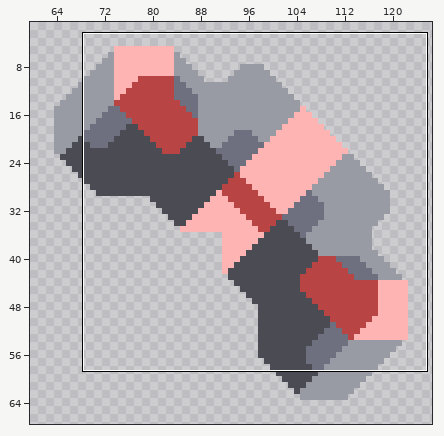
Sprite sheet -- sprites/units/brennistei-arm-top.png. Above: a wide view before the commit, with the close-up outlined.
Close-up. As it was:
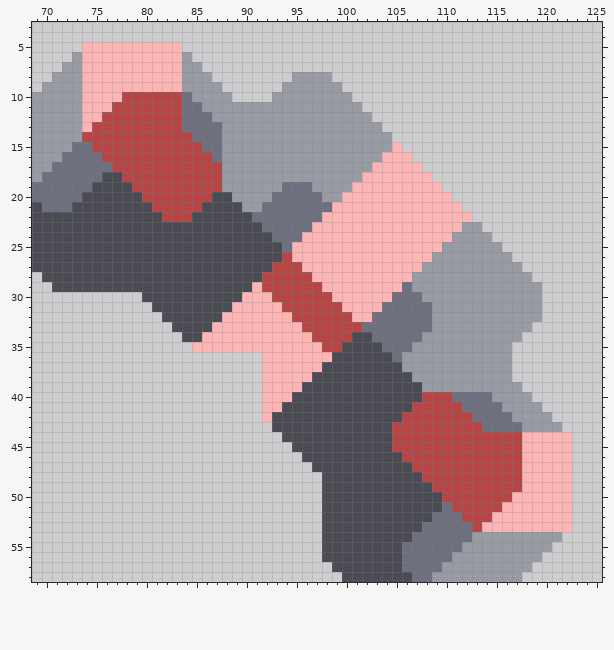
The file is 128x128 pixels. Shown: x 69..125, y 3..58. The wide view leaves out empty margins.
The result:
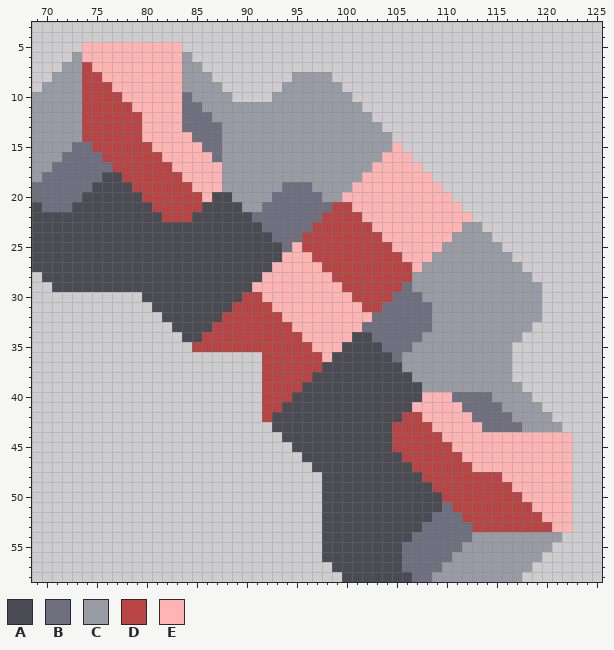
Palette (. is transparent): A #4a4b53  B #6e7080  C #989aa4  D #b94444  E #ffb4b4
Edits made:
Changed rows in their new state; - is an unchanged pixel.
first column x 74:
 7 D----------------------------------------------
 8 DD---------------------------------------------
 9 DDD--------------------------------------------
10 DDDDEEEEEE-------------------------------------
11 DDD--EEEEE-------------------------------------
12 DD----EEEE-------------------------------------
13 D-----EEEE-------------------------------------
14 ------EEEEE------------------------------------
15 -------EEEEE-----------------------------------
16 --------EEEEE----------------------------------
17 ---------EEEEE---------------------------------
18 ----------EEEE---------------------------------
19 -----------EEE---------------------------------
20 ------------E----------------------------------
21 -------------------------DD--------------------
22 ------------------------DDDD-------------------
23 -----------------------DDDDDD------------------
24 ----------------------DDDDDDDD-----------------
25 ----------------------DDDDDDDDD----------------
26 --------------------E--DDDDDDDDD---------------
27 -------------------EEE--DDDDDDDDD--------------
28 ------------------EEEEE--DDDDDDDD--------------
29 ------------------EEEEEE--DDDDDD---------------
30 ----------------DD-EEEEEE--DDDD----------------
31 ---------------DDDD-EEEEEE--DD-----------------
32 --------------DDDDDD-EEEEEE--------------------
33 -------------DDDDDDDD-EEEEEE-------------------
34 ------------DDDDDDDDDD-EEEE--------------------
35 -----------DDDDDDDDDDDD-EE---------------------
36 ------------------DDDDDD-----------------------
37 ------------------DDDDDD-----------------------
38 ------------------DDDDD------------------------
39 ------------------DDDD-------------------------
40 ------------------DDD-------------EEE----------
41 ------------------DD-------------EEEEE---------
42 ------------------D---------------EEEEE--------
43 -----------------------------------EEEEE-------
44 ------------------------------------EEEEEEEE---
45 -------------------------------------EEEEEEE---
46 --------------------------------------EEEEEE---
47 ---------------------------------------EEEEE---
48 ------------------------------------------EE---
49 -------------------------------------------E---
50 -------------------------------------------D---
51 ------------------------------------------DDD--
52 -----------------------------------------DDDDD-
53 ----------------------------------------DDDDDDD
